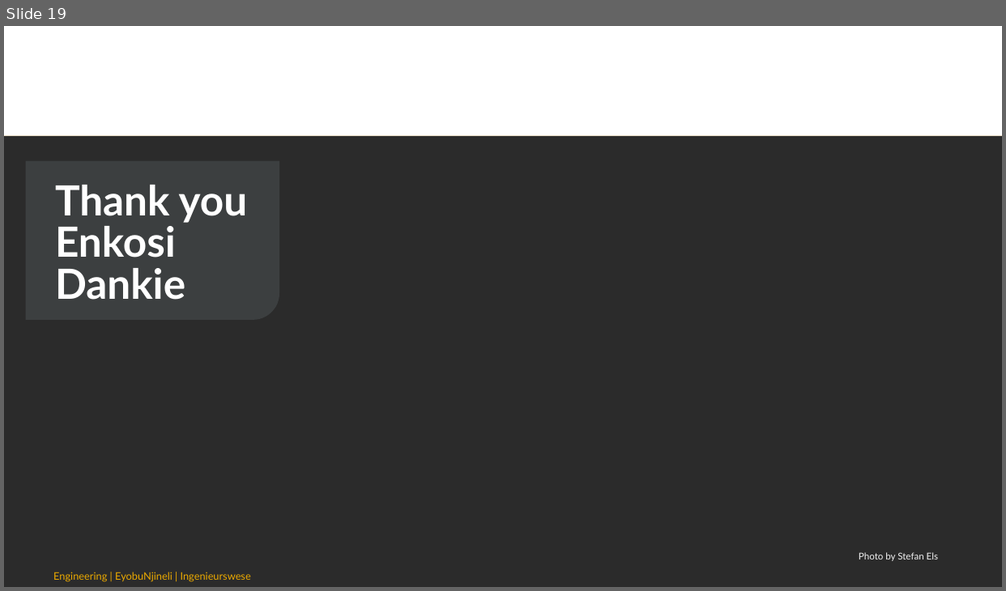
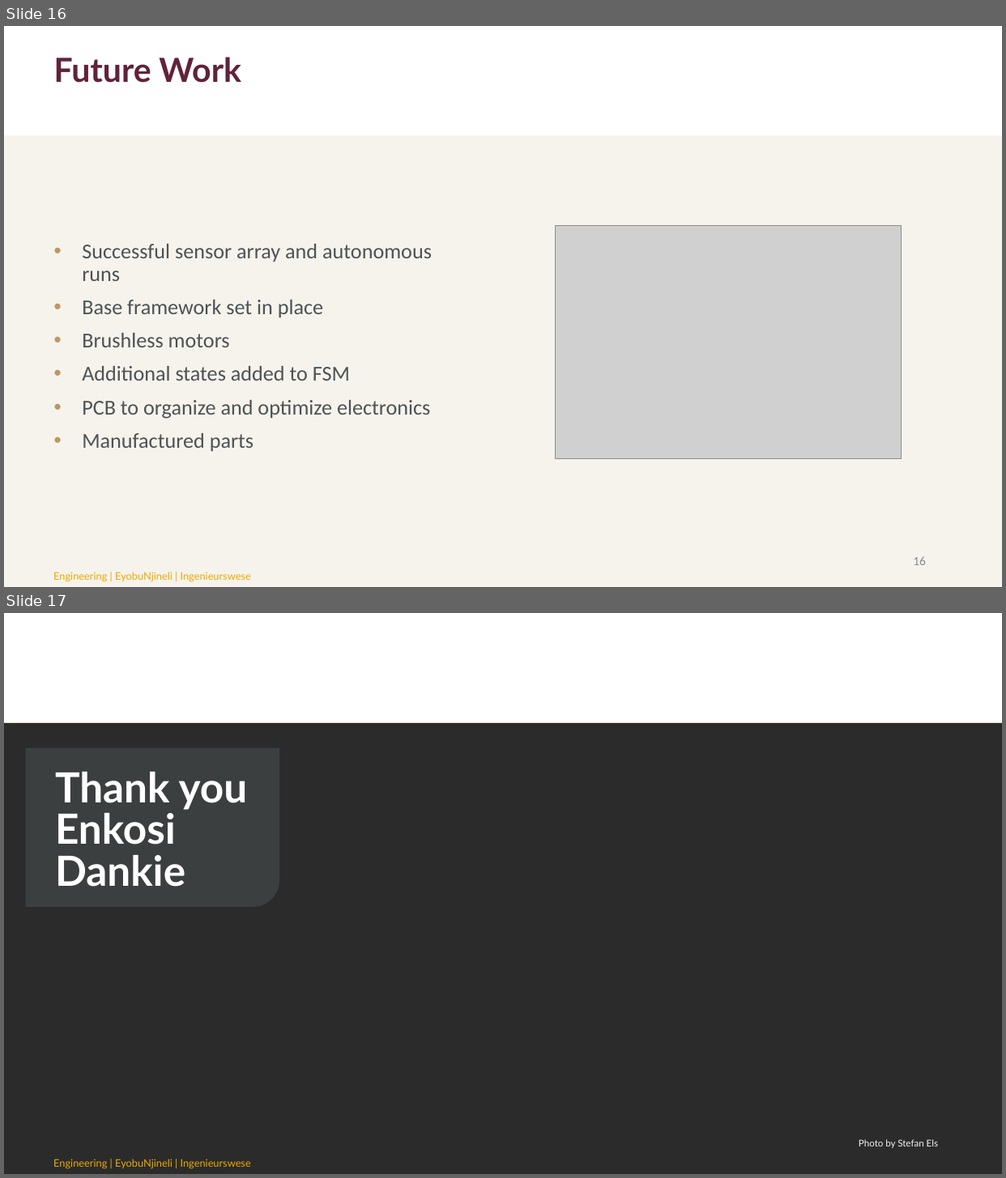
Before and after one commit to chanelleblan/SumobotSkripsie, a slide deck: Presentations/Final_present.pptx. Shown one above the other, each under a label of ours: slide 19 before the commit, slides 16 and 17 after it. The pictures are 1006x591 and 1006x1178 pixels, drawn with LibreOffice and Linux fonts; fonts in the diff are those of the drawing; grey boxes stand for pictures; background and template pictures are left out; a plain dark background stands for a picture behind light text. Boxes give left, top, right and bottom in pixels: in the first picture for what was removed or moved away, otherwise in the second. Text is boxed around its words. In the diff, an @@ line names an element or a change of style, - is before the commit and + after.

```diff
--- a/Presentations/Final_present.pptx
+++ b/Presentations/Final_present.pptx
@@ slide 16 added at <box>4,26,1002,587</box>, background #F1EBE0 at 60% opacity; not listed: 2 template elements that a slide beside it also shows @@
@@ title added at <box>54,57,241,83</box>, 32 pt, text #61223B, bold @@
+Future Work
@@ text added at <box>82,244,432,451</box>, 20.4 pt, text #4D5356 @@
+• Successful sensor array and autonomous runs
+• Base framework set in place
+• Brushless motors
+• Additional states added to FSM
+• PCB to organize and optimize electronics
+• Manufactured parts
@@ picture added at <box>555,226,901,459</box> @@
@@ page number added at <box>913,557,926,565</box>, 12 pt, text #878A8B @@
+16
@@ what was slide 19 is now slide 17 @@
```
Also in this commit, not shown: 15 slides changed, 7 other slides added, 6 slides removed.
